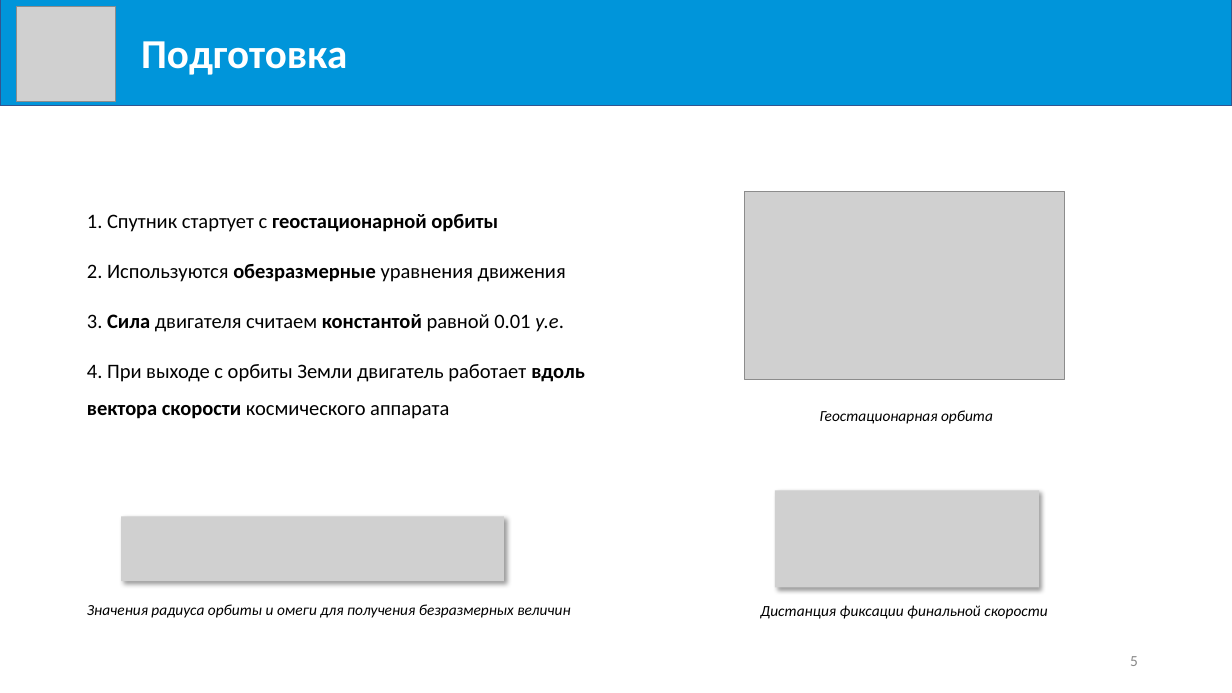
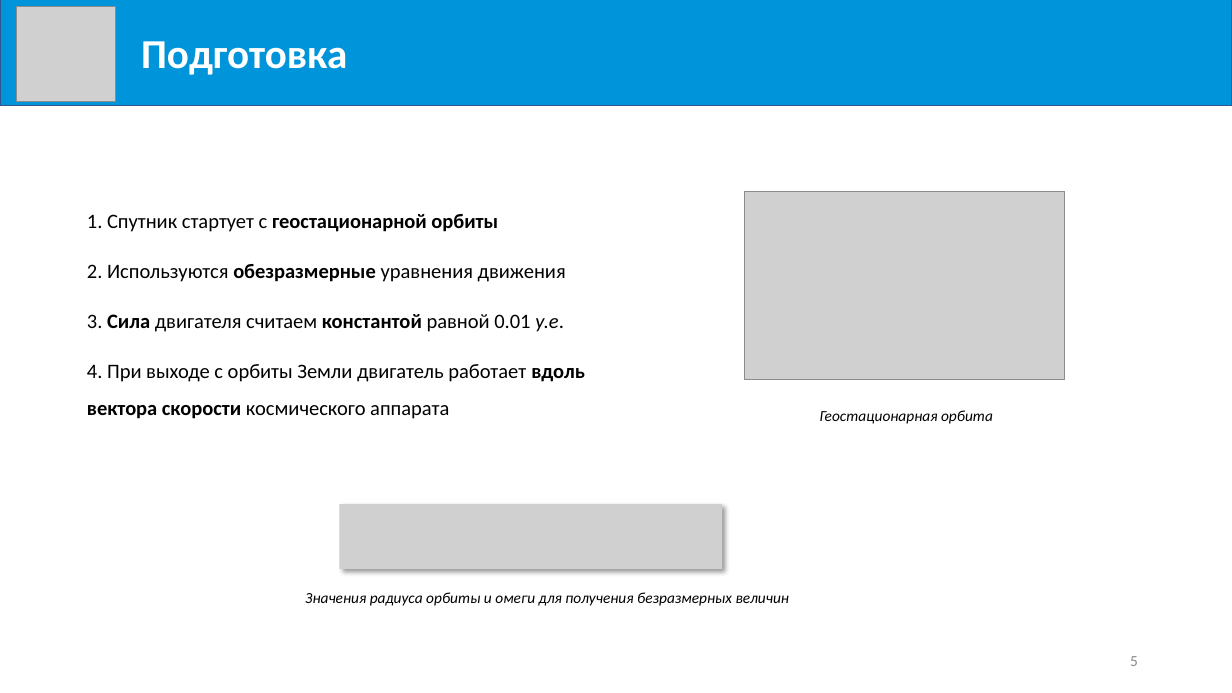
Before and after one commit to Milirik/diploma, a slide deck: slide 5 of Mikheev-K_V.pptx. Drawn at 1232x693 pixels with LibreOffice and Linux fonts; fonts in the diff are those of the drawing; grey boxes stand for pictures. Boxes give left, top, right and bottom in pixels: in the first picture for what was removed or moved away, otherwise in the second. Text is boxed around its words. In the diff, an @@ line names an element or a change of style, - is before the commit and + after.

```diff
--- a/Mikheev-K_V.pptx
+++ b/Mikheev-K_V.pptx
@@ picture: place and size @@
-picture at (121, 517, 504, 581)
+picture at (339, 505, 722, 569)
@@ picture removed at (775, 491, 1040, 588) @@
@@ text "Значения радиуса орбиты и омеги ...": place and size @@
-text "Значения радиуса орбиты и омеги ..." at (87, 604, 570, 618)
+text "Значения радиуса орбиты и омеги ..." at (305, 592, 789, 606)
@@ text removed at (760, 605, 1048, 619) @@
-Дистанция фиксации финальной скорости
```
Also in this commit, not shown: 6 other slides changed, 1 other file.
